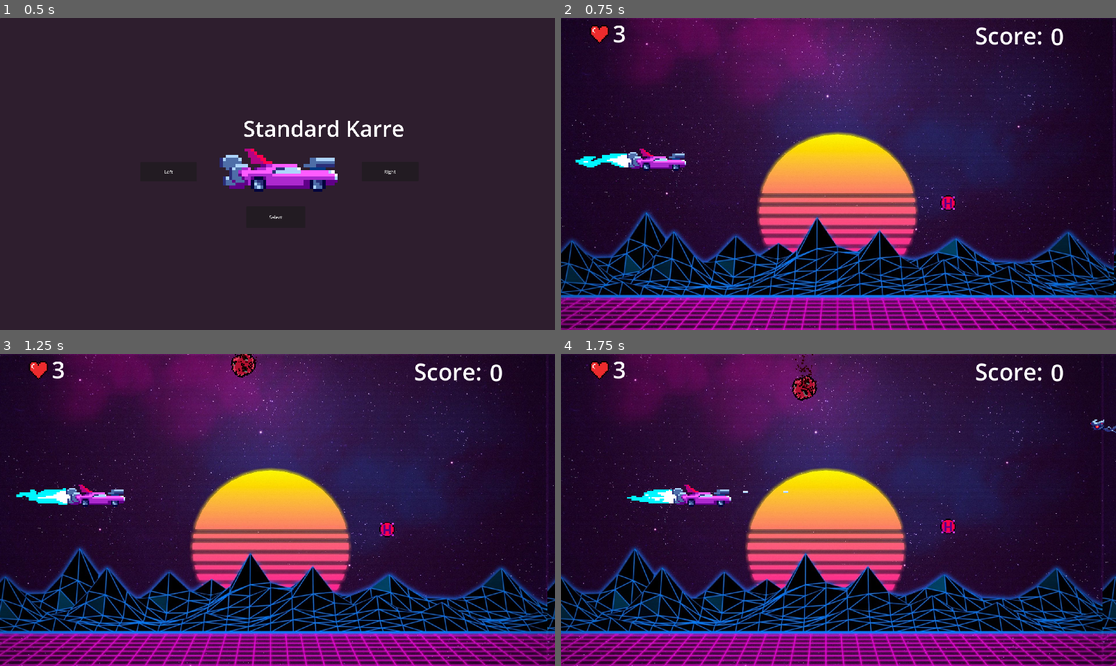
Above: before the commit, frames 1-4 (two rows, left to right).
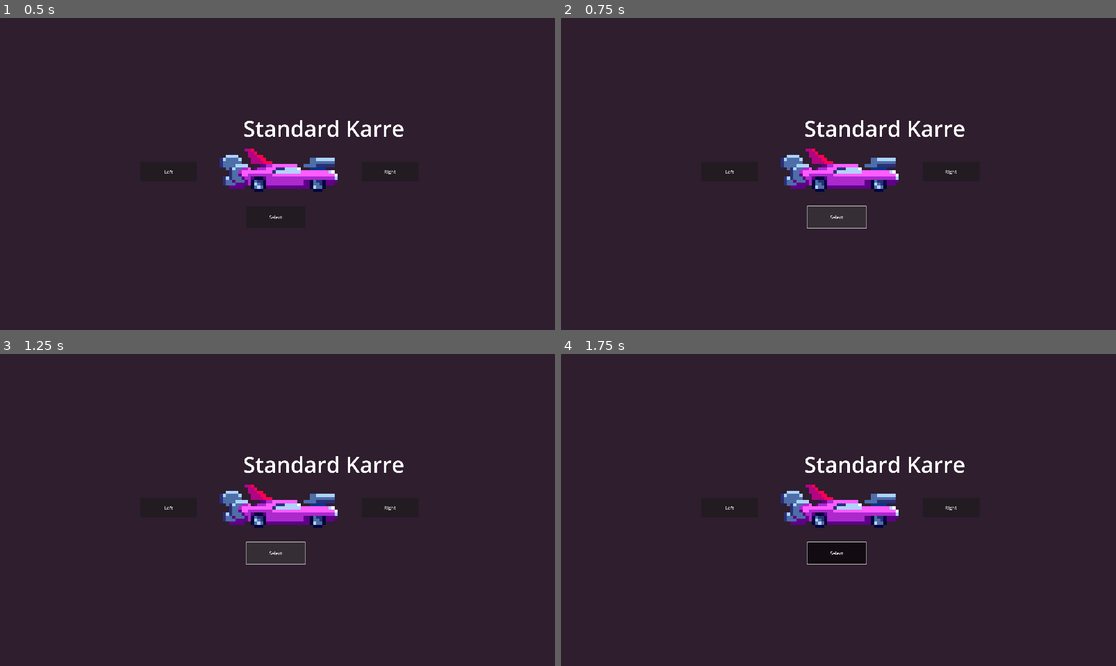
Above: after the commit, the same moments.

Repository: P0ddy/Project-Bentley
Game: Godot game, scene res://Scenes/Menu/character_select.tscn
Same seed, same stepped clock (60 frames per second), same inputs: the game is played once before the commit and once after it. This scene is started directly instead of the project's main scene. Sound files missing from this copy of the repository are replaced by a short silence.
Inputs:
- Up to frame 1 (0.5 s): no input
- Up to frame 2 (0.75 s): click "Select" at 0.5 s
- Up to frame 3 (1.25 s): no input
- Up to frame 4 (1.75 s): hold D (right) from 1.28 s (still down); hold Space (shoot) from 1.28 s (still down)

Frame 1 is identical in both runs. In frame 2, 69% of the frame differs, in the area x 0-100%, y 0-100%; in frame 3, 70%; in frame 4, 70%.

Commit message:
CharacterSelection Versuch 2 SafetyPush (Inder Video gucken was kaum zu verstehen ist)

Diff:
--- a/Scenes/MainScene/player.tscn
+++ b/Scenes/MainScene/player.tscn
@@ -1,7 +1,9 @@
-[gd_scene load_steps=31 format=3 uid="uid://bffmd8v2aatj"]
+[gd_scene load_steps=45 format=3 uid="uid://bffmd8v2aatj"]
 
 [ext_resource type="Script" path="res://Scenes/MainScene/player.gd" id="1_u2hrs"]
 [ext_resource type="Texture2D" uid="uid://bqroux18ckpri" path="res://Assets/Cars/StandardCar/Car1-driving-idle-Shee-WITHOUT-FLAMEt.png" id="2_acln5"]
+[ext_resource type="Texture2D" uid="uid://bdfg71glqval6" path="res://Assets/Cars/Bus/Bus.png" id="2_frm7s"]
+[ext_resource type="Texture2D" uid="uid://bxyor0ng5lemc" path="res://Assets/Cars/Ferrari/Ferrari.png" id="3_8poxs"]
 [ext_resource type="Texture2D" uid="uid://0y15fyppumw6" path="res://Assets/muzzle3.png" id="3_fca2x"]
 [ext_resource type="Texture2D" uid="uid://dp0lapmy514bb" path="res://Assets/Cars/StandardCar/Car1-driving-idle-Sheet-FLAME-ONLY.png" id="3_rrcaj"]
 [ext_resource type="AudioStream" uid="uid://cp5bf2vyxjs8q" path="res://Audio/SFX/Player/GetDamage.wav" id="5_t36ud"]
@@ -9,6 +11,54 @@
 [ext_resource type="AudioStream" uid="uid://c0deer8q1sla5" path="res://Audio/SFX/Player/WeaponSounds/Laser_Shoot_Mix3.wav" id="11_6j32e"]
 [ext_resource type="AudioStream" uid="uid://c3ec2ibjn5xf4" path="res://Audio/SFX/Player/WeaponSounds/Laser_Shoot_Mix2.wav" id="12_l3slp"]
 
+[sub_resource type="AtlasTexture" id="AtlasTexture_mkof2"]
+atlas = ExtResource("2_frm7s")
+region = Rect2(0, 0, 83, 25)
+
+[sub_resource type="AtlasTexture" id="AtlasTexture_l8ar2"]
+atlas = ExtResource("2_frm7s")
+region = Rect2(83, 0, 83, 25)
+
+[sub_resource type="AtlasTexture" id="AtlasTexture_wf7kt"]
+atlas = ExtResource("2_frm7s")
+region = Rect2(166, 0, 83, 25)
+
+[sub_resource type="AtlasTexture" id="AtlasTexture_2sx6k"]
+atlas = ExtResource("2_frm7s")
+region = Rect2(249, 0, 83, 25)
+
+[sub_resource type="AtlasTexture" id="AtlasTexture_ab4aa"]
+atlas = ExtResource("2_frm7s")
+region = Rect2(332, 0, 83, 25)
+
+[sub_resource type="AtlasTexture" id="AtlasTexture_h007r"]
+atlas = ExtResource("2_frm7s")
+region = Rect2(415, 0, 83, 25)
+
+[sub_resource type="AtlasTexture" id="AtlasTexture_pfp2k"]
+atlas = ExtResource("2_frm7s")
+region = Rect2(498, 0, 83, 25)
+
+[sub_resource type="AtlasTexture" id="AtlasTexture_ln1n3"]
+atlas = ExtResource("2_frm7s")
+region = Rect2(581, 0, 83, 25)
+
+[sub_resource type="AtlasTexture" id="AtlasTexture_mlwth"]
+atlas = ExtResource("3_8poxs")
+region = Rect2(0, 0, 80, 20)
+
+[sub_resource type="AtlasTexture" id="AtlasTexture_2ya80"]
+atlas = ExtResource("3_8poxs")
+region = Rect2(80, 0, 80, 20)
+
+[sub_resource type="AtlasTexture" id="AtlasTexture_8tat3"]
+atlas = ExtResource("3_8poxs")
+region = Rect2(160, 0, 80, 20)
+
+[sub_resource type="AtlasTexture" id="AtlasTexture_fcump"]
+atlas = ExtResource("3_8poxs")
+region = Rect2(240, 0, 80, 20)
+
 [sub_resource type="AtlasTexture" id="AtlasTexture_fidsd"]
 atlas = ExtResource("2_acln5")
 region = Rect2(0, 0, 74, 14)
@@ -45,6 +95,52 @@
 animations = [{
 "frames": [{
 "duration": 1.0,
+"texture": SubResource("AtlasTexture_mkof2")
+}, {
+"duration": 1.0,
+"texture": SubResource("AtlasTexture_l8ar2")
+}, {
+"duration": 1.0,
+"texture": SubResource("AtlasTexture_wf7kt")
+}, {
+"duration": 1.0,
+"texture": SubResource("AtlasTexture_2sx6k")
+}, {
+"duration": 1.0,
+"texture": SubResource("AtlasTexture_ab4aa")
+}, {
+"duration": 1.0,
+"texture": SubResource("AtlasTexture_h007r")
+}, {
+"duration": 1.0,
+"texture": SubResource("AtlasTexture_pfp2k")
+}, {
+"duration": 1.0,
+"texture": SubResource("AtlasTexture_ln1n3")
+}],
+"loop": true,
+"name": &"Bus_Idle",
+"speed": 5.0
+}, {
+"frames": [{
+"duration": 1.0,
+"texture": SubResource("AtlasTexture_mlwth")
+}, {
+"duration": 1.0,
+"texture": SubResource("AtlasTexture_2ya80")
+}, {
+"duration": 1.0,
+"texture": SubResource("AtlasTexture_8tat3")
+}, {
+"duration": 1.0,
+"texture": SubResource("AtlasTexture_fcump")
+}],
+"loop": true,
+"name": &"Ferrari_Idle",
+"speed": 5.0
+}, {
+"frames": [{
+"duration": 1.0,
 "texture": SubResource("AtlasTexture_fidsd")
 }, {
 "duration": 1.0,
@@ -69,7 +165,7 @@
 "texture": SubResource("AtlasTexture_1nikb")
 }],
 "loop": true,
-"name": &"Idle",
+"name": &"Karre_idle",
 "speed": 5.0
 }]
 
@@ -192,8 +288,8 @@
 position = Vector2(-209, 37)
 scale = Vector2(10.75, 10.75)
 sprite_frames = SubResource("SpriteFrames_6cuff")
-animation = &"Idle"
-autoplay = "Idle"
+animation = &"Bus_Idle"
+autoplay = "Ferrari_Idle"
 
 [node name="CollisionShape2D" type="CollisionShape2D" parent="."]
 position = Vector2(-5, 43.5)
--- a/Scenes/Menu/character_select.gd
+++ b/Scenes/Menu/character_select.gd
@@ -21,8 +21,3 @@
 func _on_right_button_pressed():
 	if Global.PlayerSelect < 2:
 		Global.PlayerSelect +=1
-
-
-
-func _on_select_button_pressed():
-	get_tree().change_scene_to_file("res://Scenes/MainScene/Game.tscn")
--- a/Scenes/Menu/character_select.tscn
+++ b/Scenes/Menu/character_select.tscn
@@ -209,3 +209,4 @@
 [connection signal="pressed" from="LeftButton" to="." method="_on_left_button_pressed"]
 [connection signal="pressed" from="RightButton" to="." method="_on_right_button_pressed"]
 [connection signal="pressed" from="SelectButton" to="." method="_on_select_button_pressed"]
+[connection signal="pressed" from="SelectButton" to="." method="_on_ferrari_pressed"]
